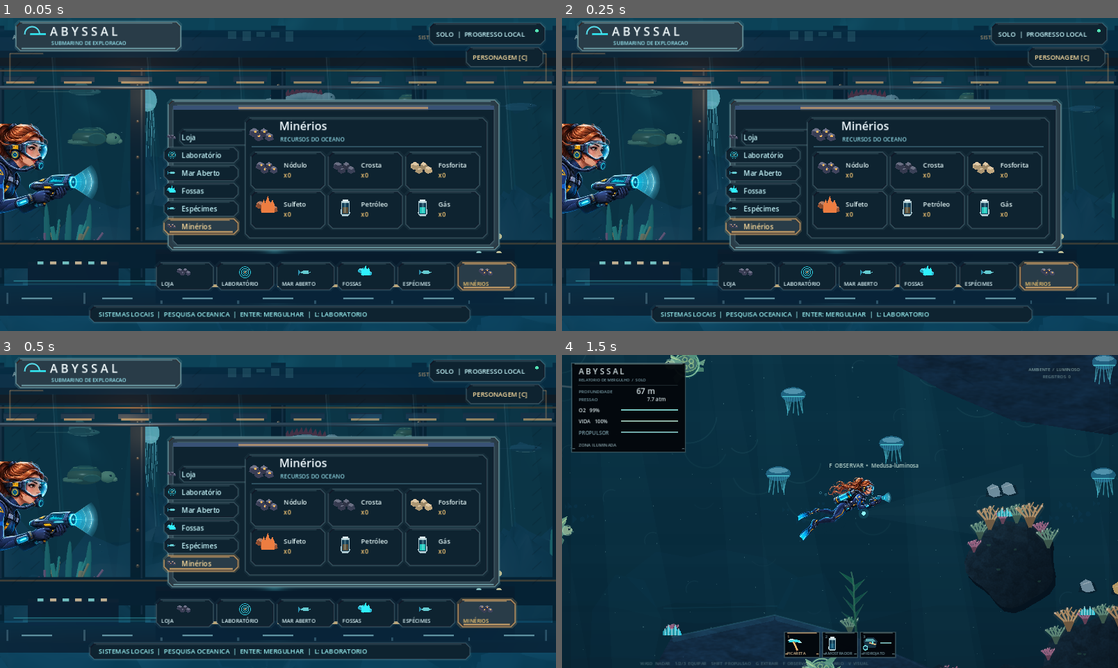
Above: before the commit, frames 1-4 (two rows, left to right).
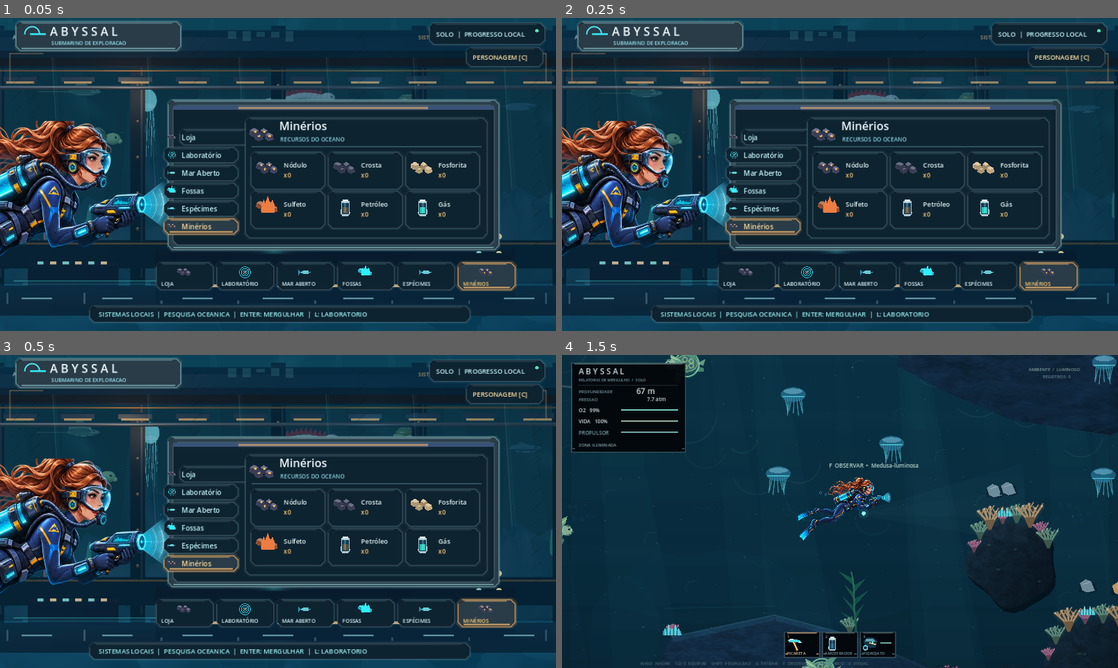
Above: after the commit, the same moments.

Repository: Esaneto/Abyssal-Godot
Game: Godot game, scene res://scenes/main.tscn
The game is run twice, just before and just after one commit, with the same random seed, the same clock (stepped at 60 frames per second) and the same inputs.
Inputs (mouse positions are in pixels of both pictures, inside the frame that each line leads up to):
- Up to frame 1 (0.05 s): no input
- Up to frame 2 (0.25 s): no input
- Up to frame 3 (0.5 s): no input
- Up to frame 4 (1.5 s): tap Enter at 0.5 s; move the mouse to (962, 495) at 0.52 s; hold D (move_right) 0.53-1.25 s; hold Shift (boost) 0.53-1.25 s; click (962, 495) at 0.67 s; tap Space at 0.77, 1.07 s; drag from (728, 527) to (812, 574) at 1.27 s

The runs differ from the first frame. In frame 1, 7.1% of the frame differs, in the area x 0-31%, y 32-76%; in frame 2, 7.1%, in the area x 0-31%, y 32-77%; in frame 3, 7.1%; in frame 4, nothing differs.

Commit message:
Correct cabin portrait crop for bundled 1160x870 anime diver artwork

Diff:
--- a/scripts/anime_diver_art.gd
+++ b/scripts/anime_diver_art.gd
@@ -141,9 +141,12 @@
 	# An actual cropped portrait of THE SAME swimmer source. The art is live:
 	# a subtle breathing translation, separately moving holographic glints and
 	# a panel below stay independent of the cockpit, not a screenshot overlay.
-	var image_rect := Rect2(645.0, 125.0, 765.0, 665.0)
-	var bob := sin(time_s * 1.16) * 2.0
-	var dest := Rect2(-71.0, 243.0 + bob, 450.0, 385.0)
+	var original_size := texture.get_size()
+	# Portrait dynamically crops the imported image size. No hard-coded 1448px assumptions.
+	var image_rect := Rect2(original_size.x * 0.44, original_size.y * 0.13,
+		original_size.x * 0.55, original_size.y * 0.58)
+	var bob := sin(time_s * 1.16) * 1.5
+	var dest := Rect2(-52.0, 237.0 + bob, 445.0, 397.0)
 	canvas.draw_texture_rect_region(texture, dest, image_rect)
 	var glow := Color("#4cebf3")
 	canvas.draw_line(Vector2(32.0, 605.0), Vector2(372.0, 605.0),
